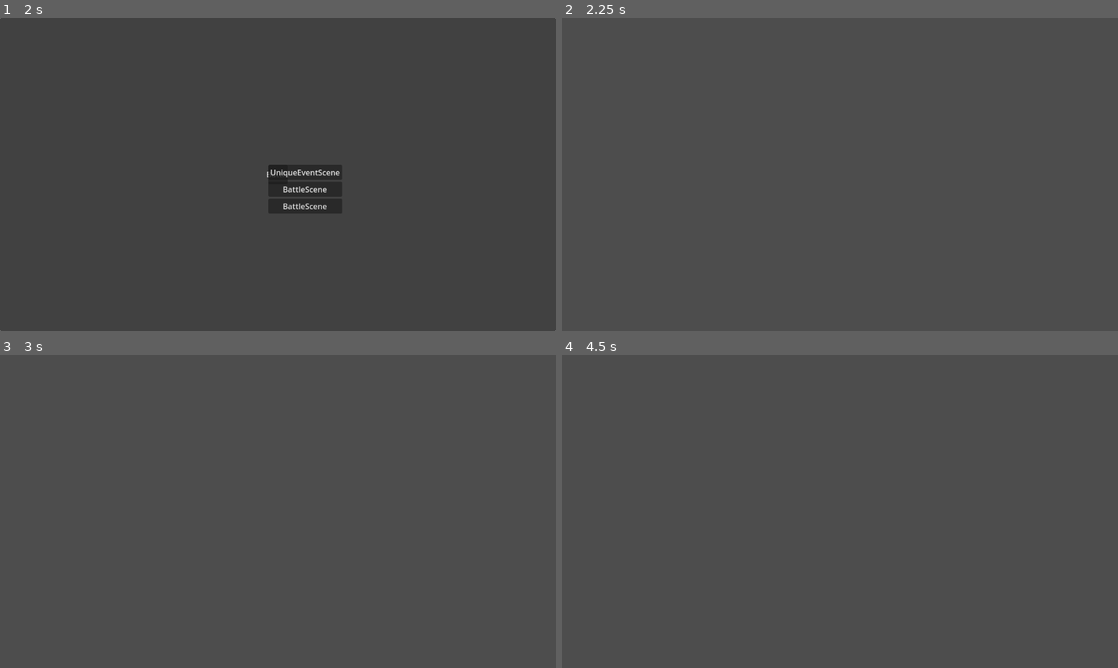
Above: before the commit, frames 1-4 (two rows, left to right).
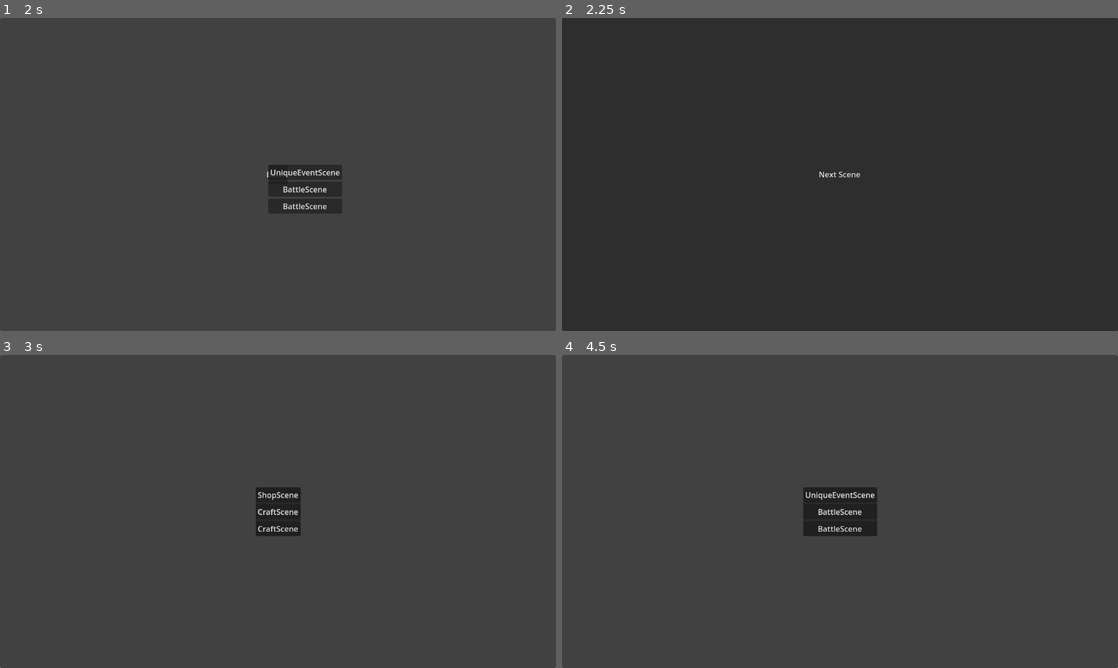
Above: after the commit, the same moments.

Repository: Moonlit-Cafe/MLCProject1
Game: Godot game, scene res://scenes/main.tscn
Two runs of this game, one before a commit and one after it. Both use one fixed random seed, a clock stepped at 60 frames per second and the inputs below.
Inputs (mouse positions are in pixels of both pictures, inside the frame that each line leads up to):
- Up to frame 1 (2 s): click "BattleScene" at 0.5 s; click "Battle" at 1.25 s
- Up to frame 2 (2.25 s): click "UniqueEventScene" at 2 s
- Up to frame 3 (3 s): click (278, 511) at 2.75 s, where only the run after the commit has a clickable "Next Scene"
- Up to frame 4 (4.5 s): click (840, 495) at 3.5 s, where only the run after the commit has a clickable "ShopScene"; click (840, 511) at 4.25 s, where only the run after the commit has a clickable "Next Scene"

Frame 1 is identical in both runs. In frame 2, 100% of the frame differs, in the area x 0-100%, y 0-100%; in frame 3, 1.2%; in frame 4, 2.0%.

Commit message:
Scene Transition Fix
Can actually transition between all scenes now.

Diff:
--- /dev/null
+++ b/mechanics/events/test_event_list.tres
@@ -0,0 +1,17 @@
+[gd_resource type="Resource" script_class="UniqueEventList" load_steps=4 format=3 uid="uid://dr8nrnab5teql"]
+
+[ext_resource type="Script" uid="uid://bv4mbq73t4l03" path="res://mechanics/events/unique_event_resource.gd" id="1_glv8d"]
+[ext_resource type="Script" uid="uid://bimn80jxcj5ag" path="res://mechanics/events/unique_event_list.gd" id="1_jsfl7"]
+
+[sub_resource type="Resource" id="Resource_glv8d"]
+script = ExtResource("1_glv8d")
+name = &"Test Event"
+description = "Some sort of test I think"
+event_script = "print(\"This is a script test\")"
+metadata/_custom_type_script = "uid://bv4mbq73t4l03"
+
+[resource]
+script = ExtResource("1_jsfl7")
+events_type = 0
+event_list = Array[ExtResource("1_glv8d")]([SubResource("Resource_glv8d")])
+metadata/_custom_type_script = "uid://bimn80jxcj5ag"
--- /dev/null
+++ b/mechanics/events/unique_event_list.gd
@@ -0,0 +1,4 @@
+class_name UniqueEventList extends Resource
+
+@export var events_type : Genum.UniqueEventType
+@export var event_list : Array[UniqueEvent]
--- /dev/null
+++ b/mechanics/events/unique_event_resource.gd
@@ -0,0 +1,10 @@
+class_name UniqueEvent extends Resource
+
+@export var name : StringName
+@export var description : String
+@export var event_script : String
+
+func call_event() -> void:
+	var expr = Expression.new()
+	expr.parse(event_script)
+	expr.execute()
--- a/scenes/events/craft_scene.gd
+++ b/scenes/events/craft_scene.gd
@@ -1 +1,4 @@
 extends BaseEventScene
+
+func _on_pressed() -> void:
+	SceneManager.load_next_scene()
--- a/scenes/events/craft_scene.tscn
+++ b/scenes/events/craft_scene.tscn
@@ -10,3 +10,14 @@
 grow_horizontal = 2
 grow_vertical = 2
 script = ExtResource("1_x3f3i")
+
+[node name="Button" type="Button" parent="."]
+layout_mode = 1
+anchors_preset = 15
+anchor_right = 1.0
+anchor_bottom = 1.0
+grow_horizontal = 2
+grow_vertical = 2
+text = "Next Scene"
+
+[connection signal="pressed" from="Button" to="." method="_on_pressed"]
--- a/scenes/events/shop_scene.gd
+++ b/scenes/events/shop_scene.gd
@@ -1 +1,4 @@
 extends BaseEventScene
+
+func _on_pressed() -> void:
+	SceneManager.load_next_scene()
--- a/scenes/events/shop_scene.tscn
+++ b/scenes/events/shop_scene.tscn
@@ -10,3 +10,14 @@
 grow_horizontal = 2
 grow_vertical = 2
 script = ExtResource("1_d4n0x")
+
+[node name="Button" type="Button" parent="."]
+layout_mode = 1
+anchors_preset = 15
+anchor_right = 1.0
+anchor_bottom = 1.0
+grow_horizontal = 2
+grow_vertical = 2
+text = "Next Scene"
+
+[connection signal="pressed" from="Button" to="." method="_on_pressed"]
--- a/scenes/events/unique_event_scene.gd
+++ b/scenes/events/unique_event_scene.gd
@@ -1,5 +1,21 @@
 extends BaseEventScene
+
+@export var events : Array[UniqueEventList]
 
 var event_id : int = 0
 var choices_available : PackedStringArray = []
 var risk_level : int = 0
+
+func _ready() -> void:
+	if events.size() == 0:
+		return
+
+	var event_list : UniqueEventList = events.get(randi_range(0, events.size() - 1))
+	if event_list.event_list.size() == 0:
+		return
+
+	var event : UniqueEvent = event_list.event_list.get(randi_range(0, event_list.event_list.size() - 1))
+	event.call_event()
+
+func _on_pressed() -> void:
+	SceneManager.load_next_scene()
--- a/scenes/events/unique_event_scene.tscn
+++ b/scenes/events/unique_event_scene.tscn
@@ -1,6 +1,8 @@
-[gd_scene load_steps=2 format=3 uid="uid://d1xs6v76nmk44"]
+[gd_scene load_steps=4 format=3 uid="uid://d1xs6v76nmk44"]
 
 [ext_resource type="Script" uid="uid://cj7ruhoadqxva" path="res://scenes/events/unique_event_scene.gd" id="1_rpglw"]
+[ext_resource type="Script" uid="uid://bimn80jxcj5ag" path="res://mechanics/events/unique_event_list.gd" id="2_0arow"]
+[ext_resource type="Resource" uid="uid://dr8nrnab5teql" path="res://mechanics/events/test_event_list.tres" id="3_544vt"]
 
 [node name="UniqueEventScene" type="Control"]
 layout_mode = 3
@@ -10,3 +12,15 @@
 grow_horizontal = 2
 grow_vertical = 2
 script = ExtResource("1_rpglw")
+events = Array[ExtResource("2_0arow")]([ExtResource("3_544vt")])
+
+[node name="Button" type="Button" parent="."]
+layout_mode = 1
+anchors_preset = 15
+anchor_right = 1.0
+anchor_bottom = 1.0
+grow_horizontal = 2
+grow_vertical = 2
+text = "Next Scene"
+
+[connection signal="pressed" from="Button" to="." method="_on_pressed"]
--- a/scenes/prog_scene.tscn
+++ b/scenes/prog_scene.tscn
@@ -1,6 +1,6 @@
 [gd_scene load_steps=13 format=3 uid="uid://dgrxgtqiqfj70"]
 
-[ext_resource type="Script" uid="uid://bqsuk1try5v7x" path="res://mechanics/events/ProgScene.gd" id="1_dix4w"]
+[ext_resource type="Script" uid="uid://bqsuk1try5v7x" path="res://mechanics/events/prog_scene.gd" id="1_dix4w"]
 [ext_resource type="Script" uid="uid://bvhk0ewqwsact" path="res://utility/data_holders/event_holder.gd" id="2_htg7h"]
 [ext_resource type="PackedScene" uid="uid://dcub7v16acou0" path="res://scenes/events/shop_scene.tscn" id="3_rlv37"]
 [ext_resource type="PackedScene" uid="uid://ksmkpfann6ie" path="res://scenes/events/battle_scene.tscn" id="4_2j0dp"]
--- a/utility/data_holders/genum.gd
+++ b/utility/data_holders/genum.gd
@@ -96,3 +96,7 @@
 	ATK_DMG_UP,
 	ATH_ON_HIT
 }
+
+enum UniqueEventType {
+	NULL
+}
Renamed: mechanics/events/BaseEventScene.gd -> mechanics/events/base_event_scene.gd
Renamed: mechanics/events/BaseEventScene.gd.uid -> mechanics/events/base_event_scene.gd.uid
Renamed: mechanics/events/ProgScene.gd -> mechanics/events/prog_scene.gd
Renamed: mechanics/events/ProgScene.gd.uid -> mechanics/events/prog_scene.gd.uid
Not shown, added: mechanics/events/unique_event_list.gd.uid
Not shown, added: mechanics/events/unique_event_resource.gd.uid
